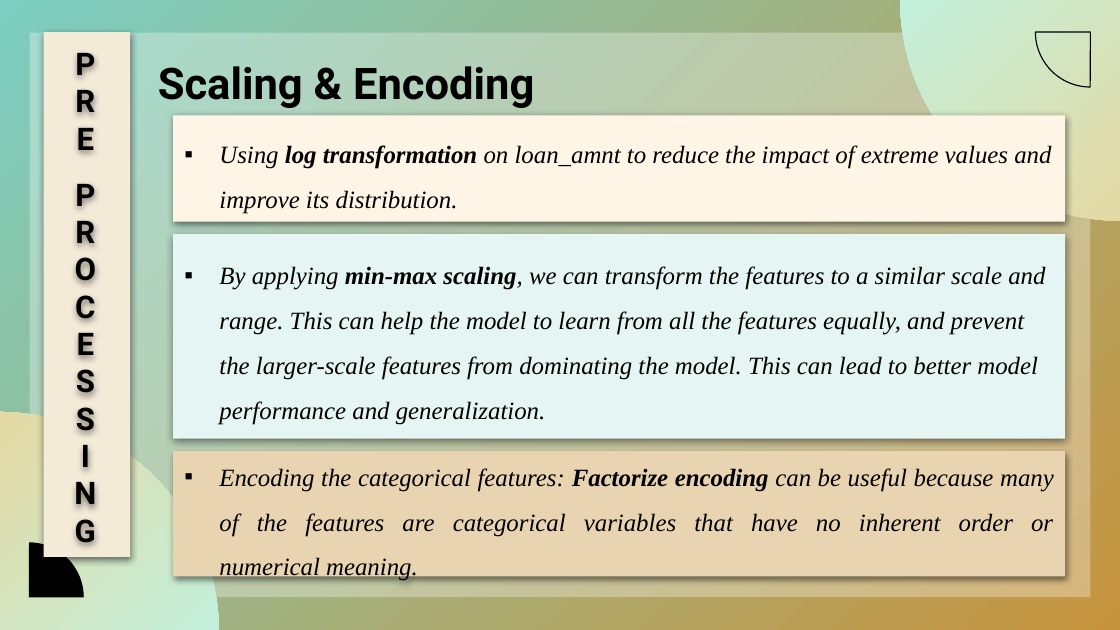
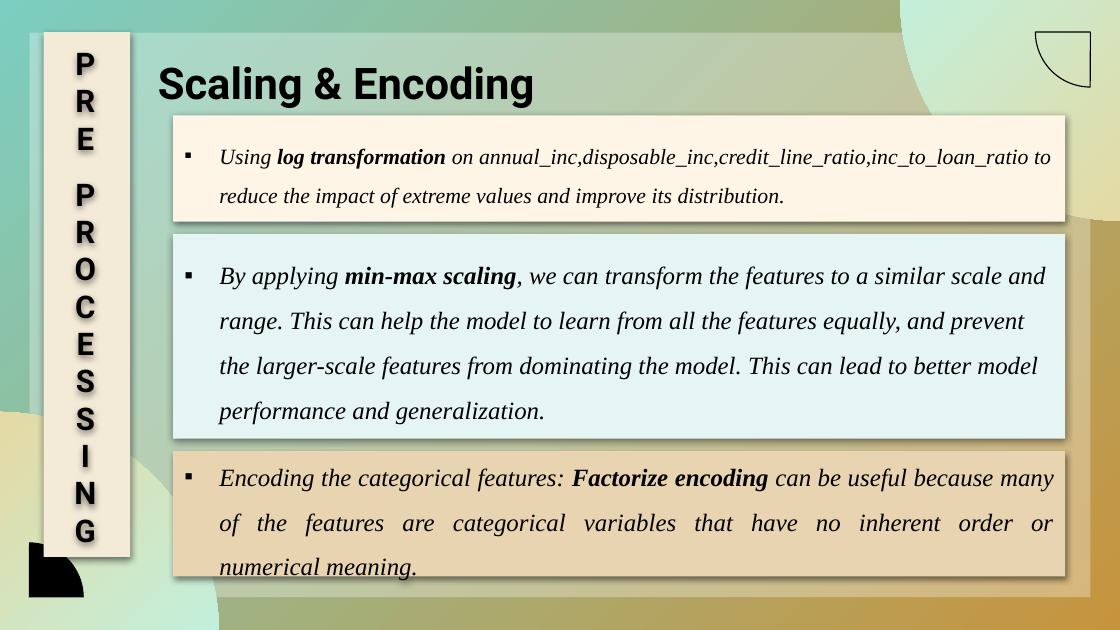
Before and after one commit to PrabhatMishra2111/Capstone-Project-P2P-Lending-Group-, a slide deck: slide 24 of Lending Club Final Presentation.pptx. Drawn at 1120x630 pixels with LibreOffice and Linux fonts; fonts in the diff are those of the drawing; background and template pictures are left out. Boxes give left, top, right and bottom in pixels: in the first picture for what was removed or moved away, otherwise in the second. Text is boxed around its words. In the diff, an @@ line names an element or a change of style, - is before the commit and + after.

```diff
--- a/Lending Club Final Presentation.pptx
+++ b/Lending Club Final Presentation.pptx
@@ text in rectangle at <box>219,148,1051,208</box>: text changed; size 16 to 14 pt @@
-▪ Using log transformation on loan_amnt to reduce the impact of extreme values and improve its distribution.
+▪ Using log transformation on annual_inc,disposable_inc,credit_line_ratio,inc_to_loan_ratio to reduce the impact of extreme values and improve its distribution.
```
Also in this commit, not shown: 6 other slides changed, 1 slide added, 7 slides removed.
